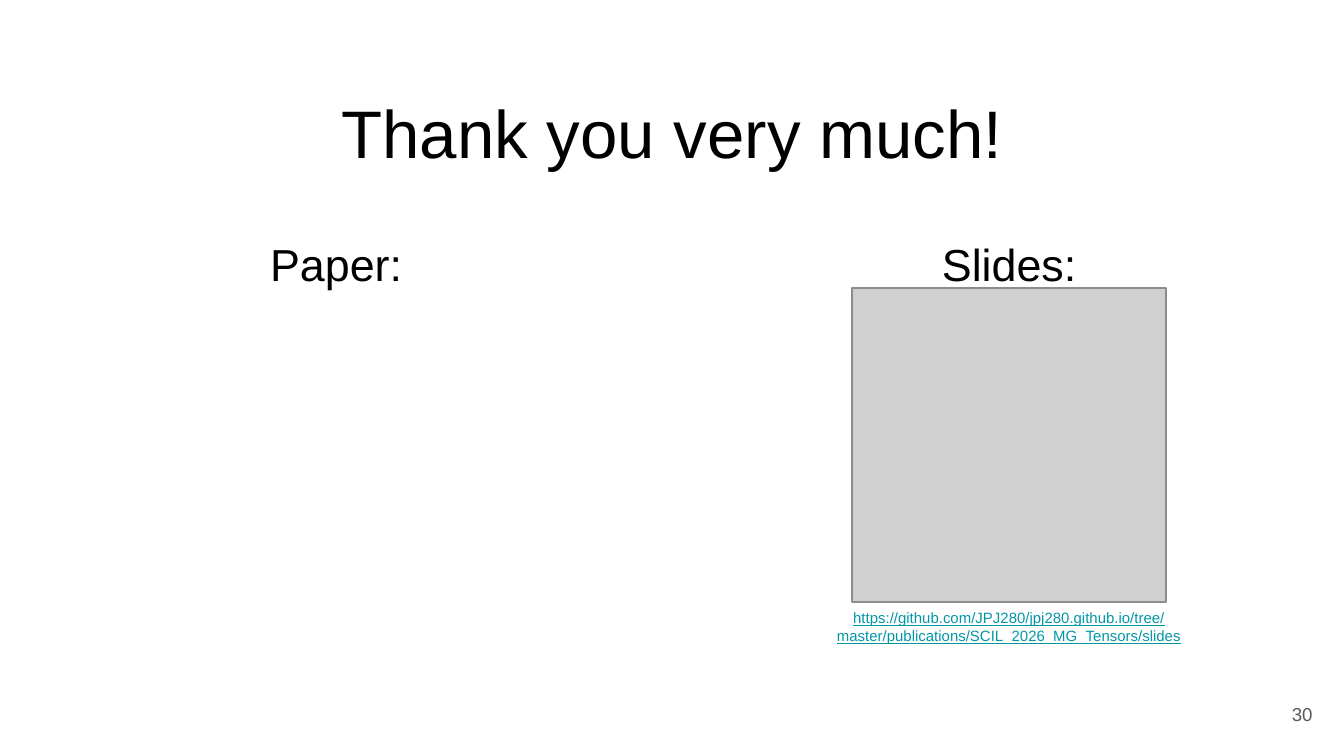
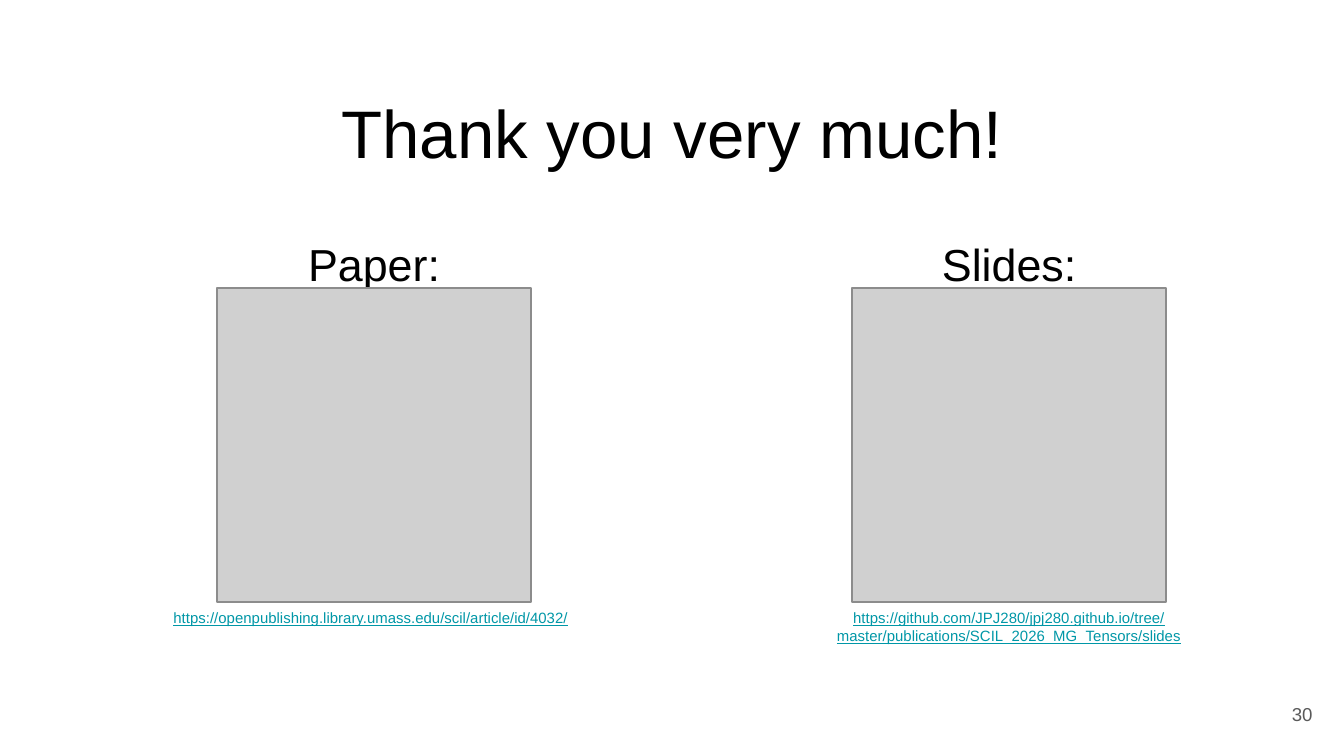
Before and after one commit to JPJ280/jpj280.github.io, a slide deck: slide 30 of publications/SCIL_2026_MG_Tensors/slides/SCIL_2026_MG_Tensors_Slides.pptx. Drawn at 1344x756 pixels with LibreOffice and Linux fonts; fonts in the diff are those of the drawing; grey boxes stand for pictures. Boxes give left, top, right and bottom in pixels: in the first picture for what was removed or moved away, otherwise in the second. Text is boxed around its words. In the diff, an @@ line names an element or a change of style, - is before the commit and + after.

Commit message:
Uploaded slides and link to slides and paper

```diff
--- a/publications/SCIL_2026_MG_Tensors/slides/SCIL_2026_MG_Tensors_Slides.pptx
+++ b/publications/SCIL_2026_MG_Tensors/slides/SCIL_2026_MG_Tensors_Slides.pptx
@@ text "Paper:" moved from (x1=270, y1=250, x2=402, y2=290) to (x1=308, y1=250, x2=440, y2=290) @@
@@ picture added at (x1=218, y1=288, x2=532, y2=602) @@
@@ text added at (x1=173, y1=612, x2=567, y2=626), 8 pt, text #0097A7, underline @@
+https://openpublishing.library.umass.edu/scil/article/id/4032/
```
Also in this commit, not shown: 6 other slides changed, 6 slides added, 2 other files.
